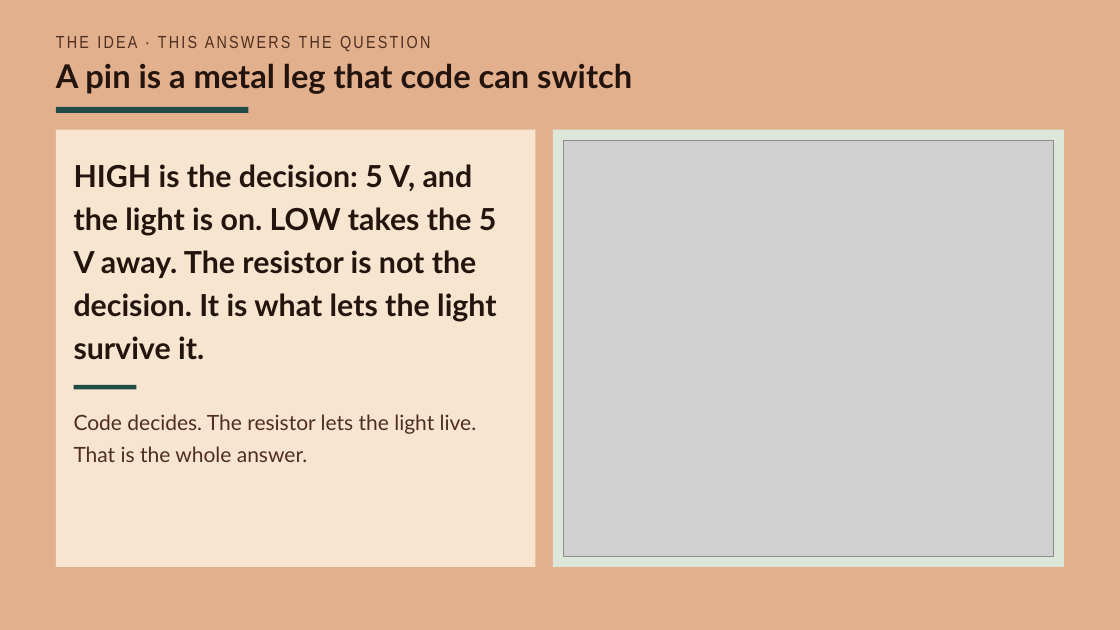
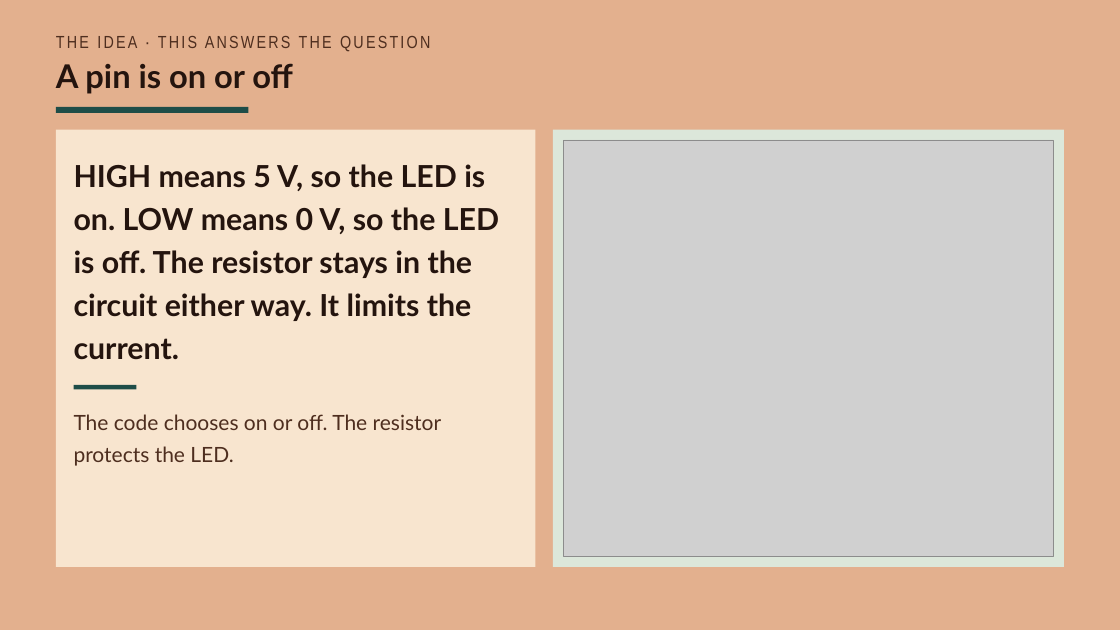
Before and after one commit to beatsaway/luacslides, a slide deck: slide 5 of v2027/Y7-1-A-pin-you-can-switch.pptx. Drawn at 1120x630 pixels with LibreOffice and Linux fonts; fonts in the diff are those of the drawing; grey boxes stand for pictures. Boxes give left, top, right and bottom in pixels: in the first picture for what was removed or moved away, otherwise in the second. Text is boxed around its words. In the diff, an @@ line names an element or a change of style, - is before the commit and + after.

```diff
--- a/v2027/Y7-1-A-pin-you-can-switch.pptx
+++ b/v2027/Y7-1-A-pin-you-can-switch.pptx
@@ text at [56,63,293,94]: text changed @@
-A pin is a metal leg that code can switch
+A pin is on or off
@@ text at [74,164,499,360]: text changed @@
-HIGH is the decision: 5 V, and the light is on. LOW takes the 5 V away. The resistor is not the decision. It is what lets the light survive it.
+HIGH means 5 V, so the LED is on. LOW means 0 V, so the LED is off. The resistor stays in the circuit either way. It limits the current.
@@ text at [74,414,442,466]: text changed @@
-Code decides. The resistor lets the light live. That is the whole answer.
+The code chooses on or off. The resistor protects the LED.
```
Also in this commit, not shown: 6 other slides changed, 34 other files.
